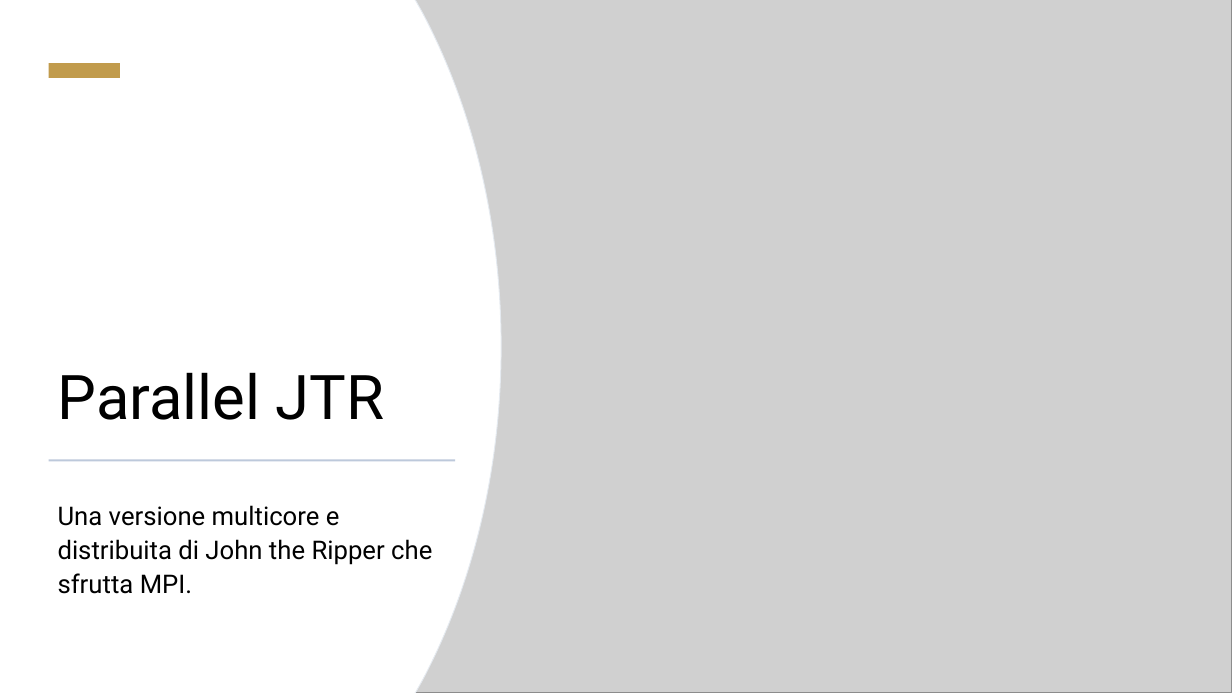
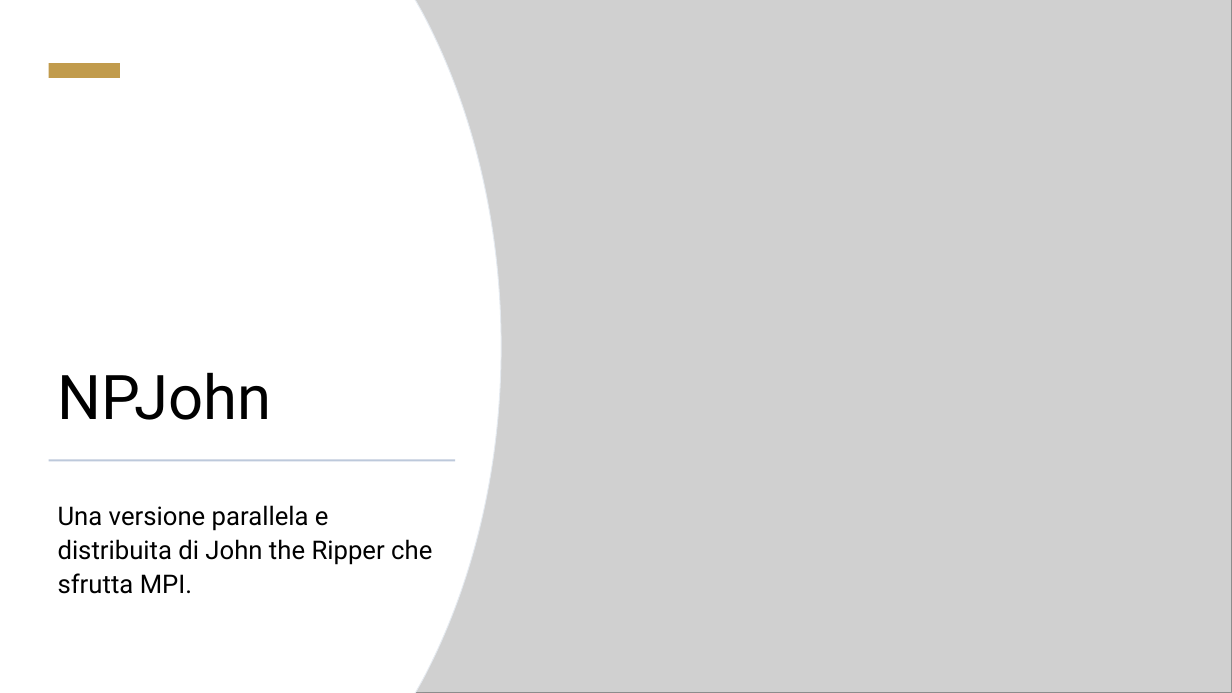
Before and after one commit to GiorgioBelli/npJohn, a slide deck: slide 1 of NPJohn.pptx. Drawn at 1232x693 pixels with LibreOffice and Linux fonts; fonts in the diff are those of the drawing; grey boxes stand for pictures. Boxes give left, top, right and bottom in pixels: in the first picture for what was removed or moved away, otherwise in the second. Text is boxed around its words. In the diff, an @@ line names an element or a change of style, - is before the commit and + after.

Commit message:
Change minor thing in presentation

```diff
--- a/NPJohn.pptx
+++ b/NPJohn.pptx
@@ title at [58, 372, 272, 420]: text changed @@
-Parallel JTR
+NPJohn
@@ subtitle at [58, 505, 432, 594]: text changed @@
-Una versione multicore e distribuita di John the Ripper che sfrutta MPI.
+Una versione parallela e distribuita di John the Ripper che sfrutta MPI.
```
